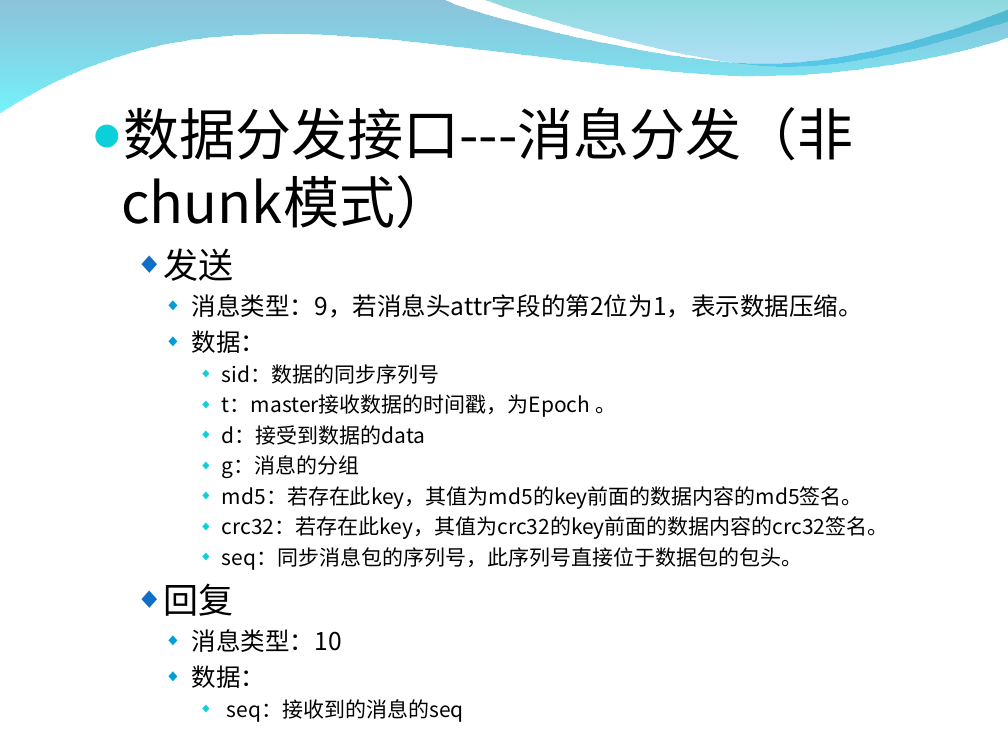
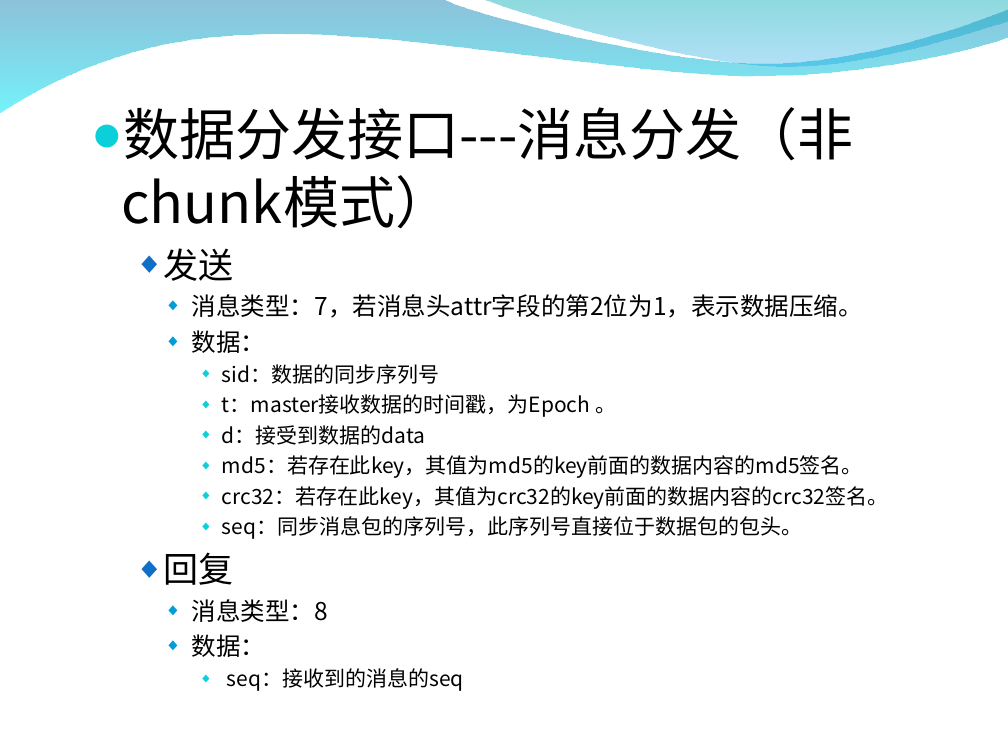
Before and after one commit to burstas/cwinux-mq, a slide deck: slide 16 of mq/doc/mq_introduce.ppt (slide 18 before the commit). Drawn at 1008x756 pixels with LibreOffice and Linux fonts; fonts in the diff are those of the drawing; background and template pictures are left out. Boxes give left, top, right and bottom in pixels: in the first picture for what was removed or moved away, otherwise in the second. Text is boxed around its words. In the diff, an @@ line names an element or a change of style, - is before the commit and + after.

```diff
--- a/mq/doc/mq_introduce.ppt
+++ b/mq/doc/mq_introduce.ppt
@@ text at [192,294,863,318]: text changed @@
-    ◆ 消息类型：9，若消息头attr字段的第2位为1，表示数据压缩。
+    ◆ 消息类型：7，若消息头attr字段的第2位为1，表示数据压缩。
@@ text at [222,455,360,478]: paragraph removed @@
-      ◆ g：消息的分组
@@ text at [192,599,328,622]: text changed @@
-    ◆ 消息类型：10
+    ◆ 消息类型：8
```
Also in this commit, not shown: 14 other slides changed, 1 slide added, 4 slides removed, 8 other files.
